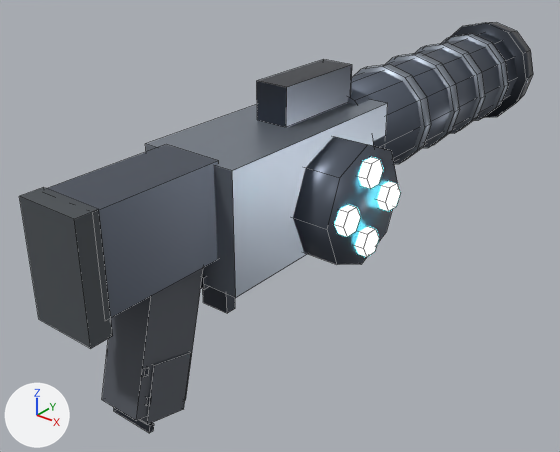
One commit to the Blender file assets/source/wpn_arc_launcher.blend: the scene before it, then after it.
One viewpoint serves both versions: a 50 mm camera at (0.375, -0.403, 0.266) aimed at (-0.027, 0.099, -0.045). The lights are fixed; the arrows at lower left show +X, +Y and +Z. The picture after the commit comes second. Mesh edges are drawn as thin lines.

Objects in the first picture: 'wpn_arc_launcher'.
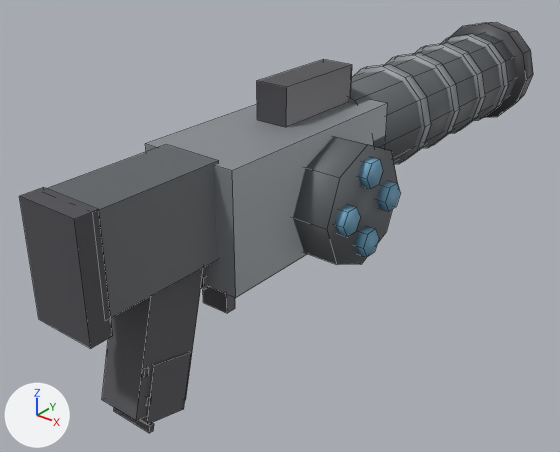
Location of each change, [x1, y1, x2, y2] in pixels of the pictures (560 x 452 px):
'wpn_arc_launcher', surface changed, recoloured: [48, 22, 531, 433] in both

The change in detail:
In material 'ns_trim' (mat_ns_trim), roughness goes from 0.28 to 0.44.
In material 'ns_body' (mat_ns_body), metallic goes from 0.72 to 0.25.
In material 'ns_body' (mat_ns_body), roughness goes from 0.38 to 0.52.
Material 'ns_body_dark' (mat_ns_body_dark) changes colour from greyish blue #5d6573 to dark grey #65696c; in linear values from (0.11, 0.13, 0.17) to (0.13, 0.14, 0.15).
In material 'ns_body_dark' (mat_ns_body_dark), metallic goes from 0.66 to 0.18.
In material 'ns_body_dark' (mat_ns_body_dark), roughness goes from 0.42 to 0.62.
Material 'ns_rubber' (mat_ns_rubber) changes colour from dark grey #4b5055 to dark grey #505055; in linear values from (0.07, 0.08, 0.09) to (0.08, 0.08, 0.09).
In material 'ns_rubber' (mat_ns_rubber), roughness goes from 0.88 to 0.9.
In material 'ns_energy_cyan' (mat_ns_energy_cyan), emission_color is no longer (0.17, 0.91, 1.0), cyan #73f5ff.
In material 'ns_energy_cyan' (mat_ns_energy_cyan), emission_strength is no longer 6.0.
Material 'ns_energy_cyan' (mat_ns_energy_cyan) changes colour from cyan #3fc4da to blue #6fa6c4; in linear values from (0.05, 0.55, 0.7) to (0.16, 0.38, 0.55).
In material 'ns_energy_cyan' (mat_ns_energy_cyan), metallic goes from 0.1 to 0.05.
In material 'ns_energy_cyan' (mat_ns_energy_cyan), roughness goes from 0.25 to 0.6.
In material 'ns_glass' (mat_ns_glass), metallic goes from 0.1 to 0.0.
In material 'ns_glass' (mat_ns_glass), emission_color is no longer (0.04, 0.16, 0.2), dark cyan #386f7c.
In material 'ns_glass' (mat_ns_glass), emission_strength is no longer 0.6.
Material 'ns_glass' (mat_ns_glass) changes colour from cyan #c4e5f3 to light grey #cedadf; in linear values from (0.55, 0.78, 0.9) to (0.62, 0.7, 0.74).
In material 'ns_glass' (mat_ns_glass), roughness goes from 0.06 to 0.1.
In material 'ns_glass' (mat_ns_glass), alpha goes from 0.28 to 0.3.
